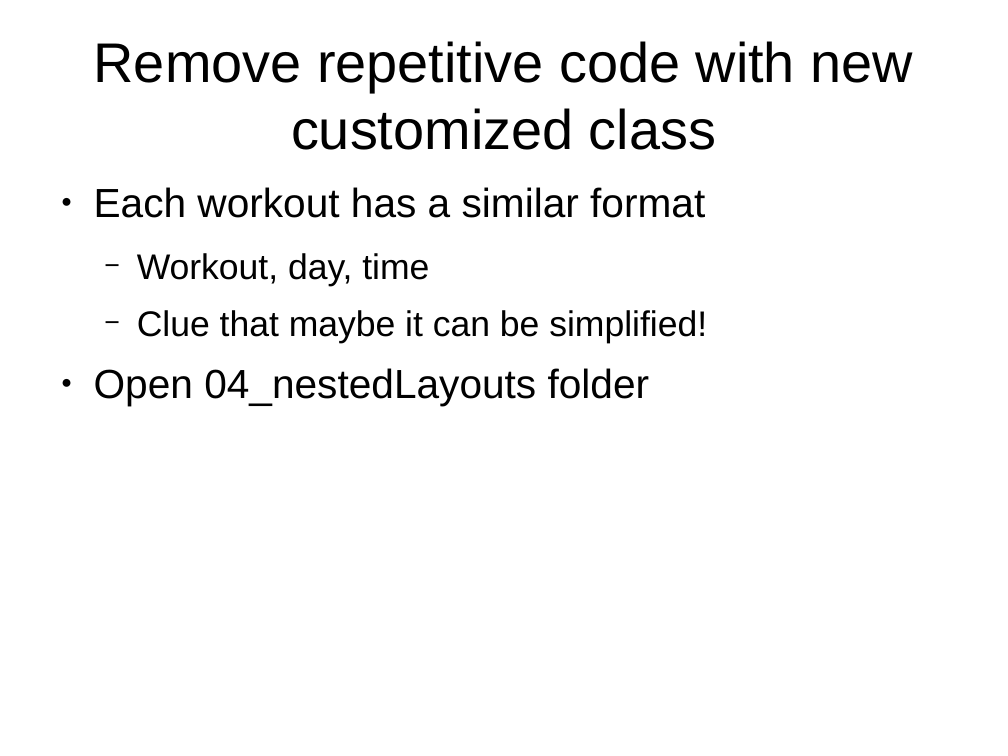
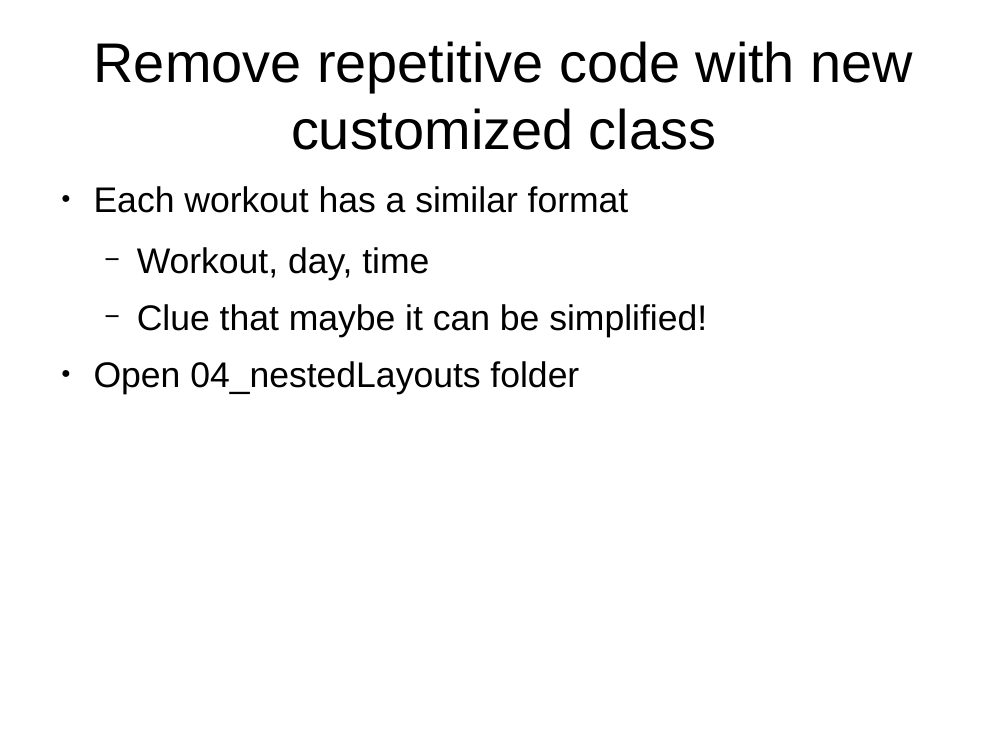
Before and after one commit to adasilva/intro_kivy, a slide deck: slide 29 of intro_kivy.odp. Drawn at 1008x756 pixels with LibreOffice and Linux fonts; fonts in the diff are those of the drawing. Boxes give left, top, right and bottom in pixels: in the first picture for what was removed or moved away, otherwise in the second. Text is boxed around its words. In the diff, an @@ line names an element or a change of style, - is before the commit and + after.

Commit message:
slide formatting, image info

```diff
--- a/intro_kivy.odp
+++ b/intro_kivy.odp
@@ text at <box>94,186,629,394</box>: size 32 to 28 pt in "Each workout has a similar format", "Open 04_nestedLayouts folder" @@
```
Also in this commit, not shown: 22 other slides changed.
